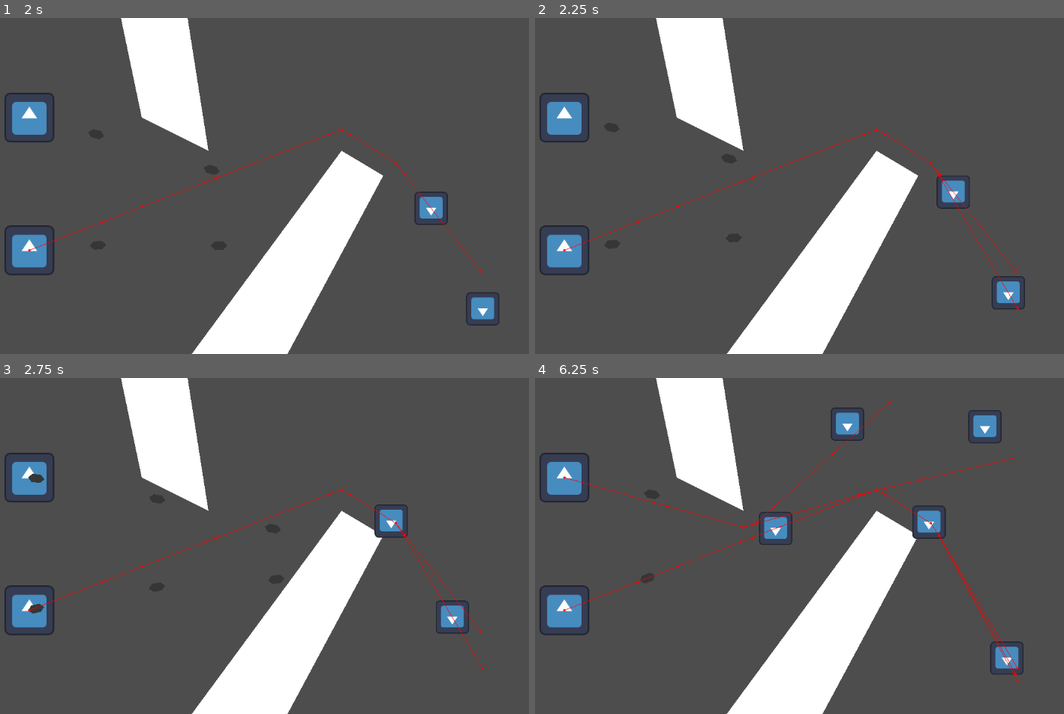
Above: before the commit, frames 1-4 (two rows, left to right).
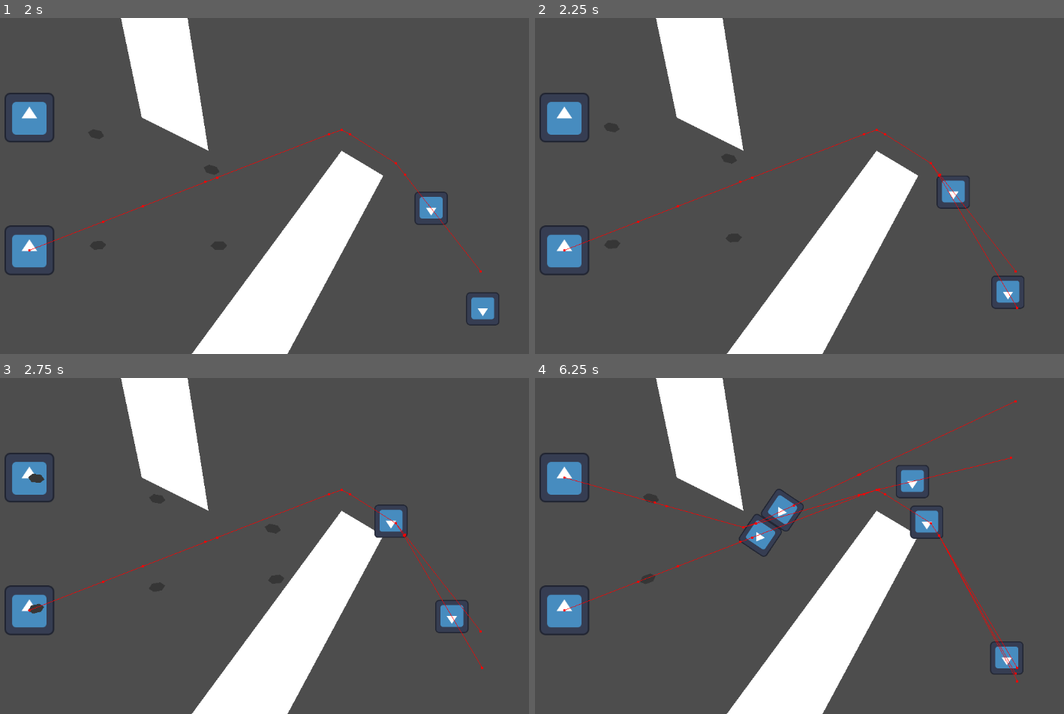
Above: after the commit, the same moments.

Repository: tiagobonetti/scaling-up
Game: Godot game, scene res://prototypes/top-down-defence/top-down-defence.tscn
Same seed, same stepped clock (60 frames per second), same inputs: the game is played once before the commit and once after it. The engine's default icon, where the game draws it, is replaced by a stand-in: a white triangle on a blue panel in a dark square.
Inputs:
- Up to frame 1 (2 s): tap Enter at 0.5 s
- Up to frame 2 (2.25 s): no input
- Up to frame 3 (2.75 s): no input
- Up to frame 4 (6.25 s): no input

Frame 1 is identical in both runs. In frame 2, less than 0.1% of the frame differs, in the area x 80-93%, y 59-87%; in frame 3, 0.1%; in frame 4, 2.5%, in the area x 38-92%, y 6-91%.

Commit message:
Cleanup stuff

Diff:
--- a/prototypes/top-down-defence/Bullet.gd
+++ b/prototypes/top-down-defence/Bullet.gd
@@ -4,13 +4,16 @@
 @export var speed: float = 800.0
 @export var damage: int = 10
 
-func target_enemy(enemy: Enemy):
-	look_at(enemy.global_position)
+var tower: Tower = null
+
+func shot(from: Tower, to: Enemy):
+	tower = from
+	look_at(to.global_position)
 	linear_velocity = Vector2.RIGHT.rotated(rotation) * speed
 
 func _on_body_entered(body):
 	if body.has_method("apply_damage"):
-		body.apply_damage(damage)
+		body.apply_damage(damage, tower)
 
 	queue_free()
 
--- a/prototypes/top-down-defence/Enemy.gd
+++ b/prototypes/top-down-defence/Enemy.gd
@@ -1,6 +1,5 @@
 extends RigidBody2D
 class_name Enemy
-var movement_target_position: Vector2 = Vector2(60.0,180.0)
 
 @export var health: int = 80
 @export var movement_speed: float = 160.0
@@ -11,45 +10,19 @@
 	add_to_group("enemies")
 	navigation_agent.velocity_computed.connect(Callable(_on_velocity_computed))
 	navigation_agent.max_speed = movement_speed
-	# These values need to be adjusted for the actor's speed
-	# and the navigation layout.
-	navigation_agent.path_desired_distance = 4.0
-	navigation_agent.target_desired_distance = 4.0
-
-	# Make sure to not await during _ready.
-	call_deferred("actor_setup")
-
-func actor_setup():
-	# Wait for the first physics frame so the NavigationServer can sync.
-	await get_tree().physics_frame
-
-	# Now that the navigation map is no longer empty, set the movement target.
-	#set_movement_target(movement_target_position)
 
 
 func attack_closest():
-	set_movement_target(Utils.find_closest(self, "towers").global_position)
-	#navigation_agent.target_position = Utils.find_closest(self, "towers").global_position
-
-func _old_physics_process(_delta: float):
-	if navigation_agent.is_navigation_finished():
-		return
-
-	var next_path_position: Vector2 = navigation_agent.get_next_path_position()
-	var new_velocity: Vector2 = (next_path_position - global_position).normalized() * movement_speed
-	navigation_agent.set_velocity(new_velocity)
+	navigation_agent.target_position = Utils.find_closest(self, "towers").global_position
 
 func _on_velocity_computed(safe_velocity: Vector2):
 	linear_velocity = safe_velocity
 
-func apply_damage(value):
+func apply_damage(value: int, _source: Tower):
 	health -= value
 	print("Apply damage value=%d health=%d" % [value, health])
 	if health <= 0:
 		queue_free()
-
-func set_movement_target(movement_target: Vector2):
-	navigation_agent.target_position = movement_target
 
 func _physics_process(delta):
 	if navigation_agent.is_navigation_finished():
--- a/prototypes/top-down-defence/Tower.gd
+++ b/prototypes/top-down-defence/Tower.gd
@@ -18,7 +18,7 @@
 func shoot(enemy: Enemy):
 	var bullet = bullet_scene.instantiate()
 	add_child(bullet)
-	bullet.target_enemy(enemy)
+	bullet.shot(self, enemy)
 
 func _on_timer_timeout():
 	var enemy = find_closest_enemy()
--- a/prototypes/top-down-defence/enemy.tscn
+++ b/prototypes/top-down-defence/enemy.tscn
@@ -24,6 +24,11 @@
 flip_v = true
 
 [node name="NavigationAgent2D" type="NavigationAgent2D" parent="."]
+path_desired_distance = 8.0
+target_desired_distance = 16.0
+path_max_distance = 160.0
 avoidance_enabled = true
-radius = 100.0
+radius = 16.0
+neighbor_distance = 64.0
+max_speed = 400.0
 debug_enabled = true
--- a/prototypes/top-down-defence/top-down-rect.tres
+++ b/prototypes/top-down-defence/top-down-rect.tres
@@ -1,6 +1,6 @@
 [gd_resource type="NavigationPolygon" format=3 uid="uid://l3gll65kmk7p"]
 
 [resource]
-vertices = PackedVector2Array(1150.61, 656.21, 654.612, 654.397, 823.869, 311.013, 1152.98, 8.21441, 744.98, 6.72309, 807.956, 286.955, 720.162, 230.634, 704.191, 222.575, 440.982, 5.61191, 480.046, 261.756, 680.162, 230.488, 37 …(178 unchanged characters)…
-polygons = Array[PackedInt32Array]([PackedInt32Array(0, 1, 2, 3), PackedInt32Array(4, 3, 2, 5), PackedInt32Array(4, 5, 6), PackedInt32Array(4, 6, 7, 8), PackedInt32Array(9, 8, 7, 10), PackedInt32Array(9, 10, 11, 12), PackedInt32Array(13, 12, 11), PackedInt32Array(14, 15, 16, 17, 18), PackedInt32Array(14, 18, 19, 11), PackedInt32Array(13, 11, 19, 20)])
-outlines = Array[PackedVector2Array]([PackedVector2Array(0.9 …(119 unchanged characters)… 27, 480.046, 261.756, 440.982, 5.61191, 744.98, 6.72309, 1152.98, 8.21441, 1150.61, 656.21, 654.6 …(159 unchanged characters)…
+vertices = PackedVector2Array(1150.61, 656.21, 654.612, 654.397, 823.869, 311.013, 1152.98, 8.21441, 807.956, 286.955, 440.982, 5.61191, 720.162, 230.634, 704.191, 222.575, 480.046, 261.756, 680.162, 230.488, 37 …(178 unchanged characters)…
+polygons = Array[PackedInt32Array]([PackedInt32Array(0, 1, 2, 3), PackedInt32Array(3, 2, 4), PackedInt32Array(5, 3, 4, 6), PackedInt32Array(5, 6, 7), PackedInt32Array(8, 5, 7, 9), PackedInt32Array(8, 9, 10, 11), PackedInt32Array(12, 11, 10), PackedInt32Array(13, 14, 15, 16, 17), PackedInt32Array(13, 17, 18, 10), PackedInt32Array(12, 10, 18, 19)])
+outlines = Array[PackedVector2Array]([PackedVector2Array(0.9 …(119 unchanged characters)… 27, 480.046, 261.756, 440.982, 5.61191, 1152.98, 8.21441, 1150.61, 656.21, 654.6 …(159 unchanged characters)…
